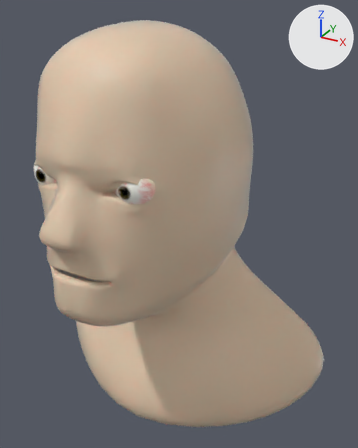
A saved change to the Blender file Assets/Mikey's Head.blend.
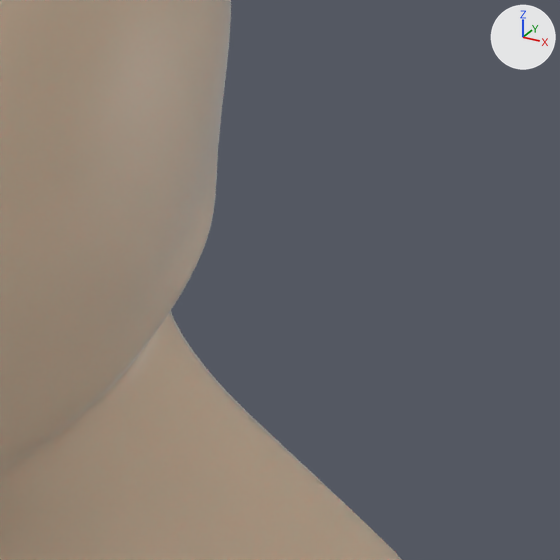
Each version is shown whole from a 50 mm lens placed at (6.74, -10.04, 4.64), pointed at (0.6, 1.13, -0.94), then close up on the part from 50% to 100% of the width and 33% to 73% of the height. Arrows for +X, +Y and +Z are at upper right; the lights stay in place.

In view in the first close-up: 'Head'.
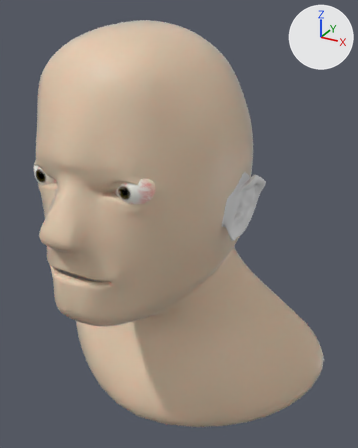
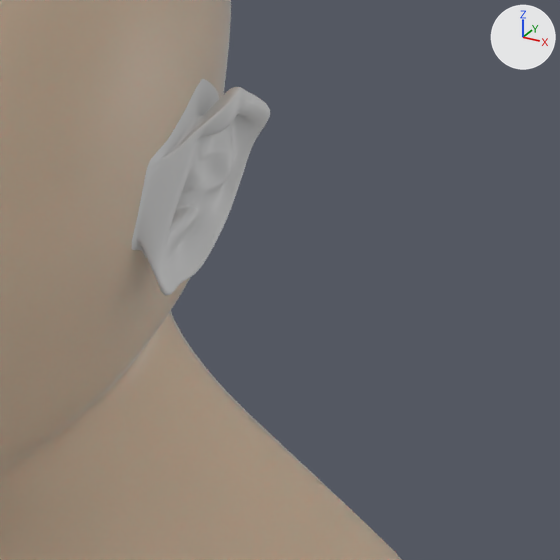
Location of each change, [x1, y1, x2, y2] in pixels of the close-ups (560 x 560 px):
'Vert', added
    after: [131, 79, 270, 295]

What changed in the scene script:
```text
Add me_vert:
    me_vert.from_pydata(...)  # 199 vertices, 188 faces; spans x -0.64..0.36, y -0.92..0.57, z -0.84..0.99
    me_vert.polygons.foreach_set('use_smooth', [True] * 188)
Add ob_vert:
    ob_vert = bpy.data.objects.new('Vert', me_vert)
    ob_vert.location = (2.54, 0.98, -0.03)
    ob_vert.rotation_euler = (-0.0013, 0.17, -0.00966)  # degrees (-0.1, 10, -0.6)
    _m = ob_vert.modifiers.new('Subsurf', 'SUBSURF')
    _m.levels = 2
```
